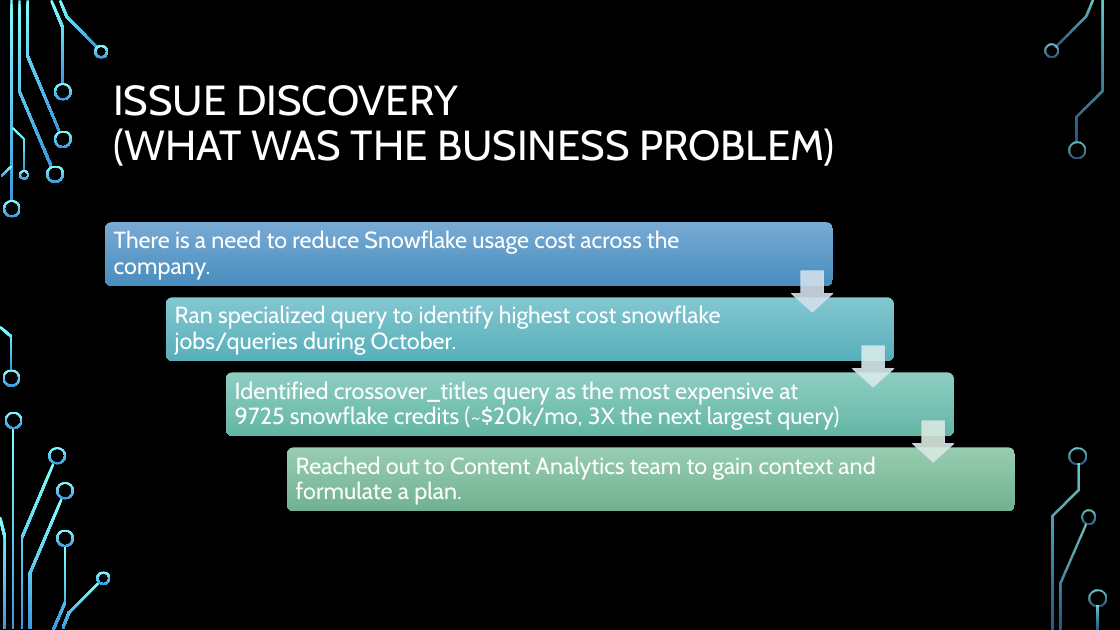
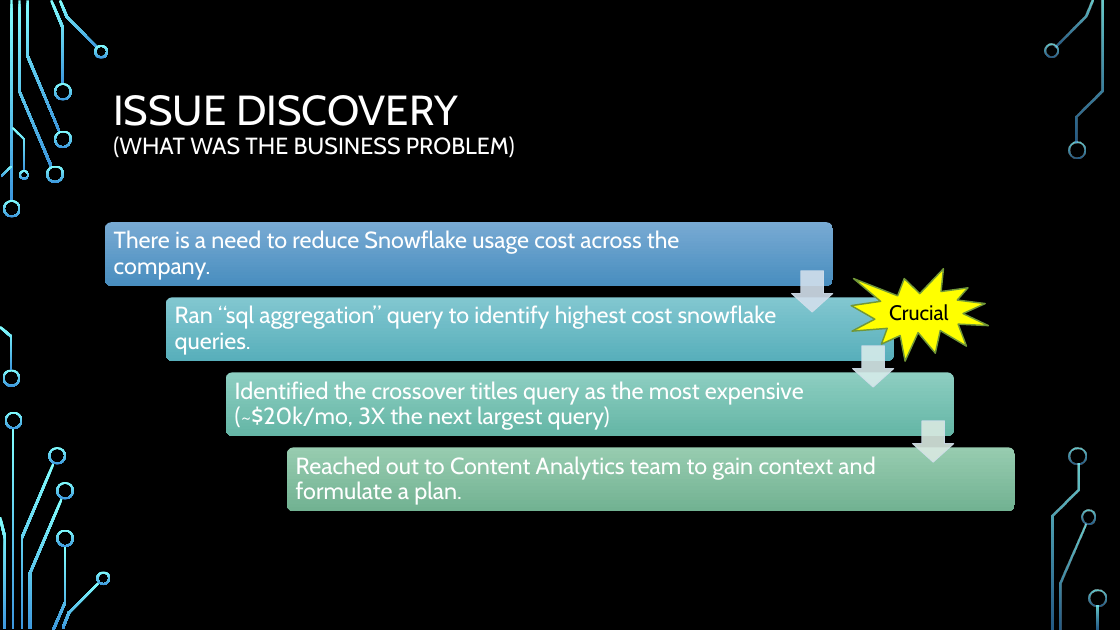
Before and after one commit to GitKlip/portfolio, a slide deck: slide 3 of disney/SnowflakeOptimization-CrossoverTitles.pptx. Drawn at 1120x630 pixels with LibreOffice and Linux fonts; fonts in the diff are those of the drawing; background and template pictures are left out. Boxes give left, top, right and bottom in pixels: in the first picture for what was removed or moved away, otherwise in the second. Text is boxed around its words. In the diff, an @@ line names an element or a change of style, - is before the commit and + after.

Commit message:
sf crossover titles update

```diff
--- a/disney/SnowflakeOptimization-CrossoverTitles.pptx
+++ b/disney/SnowflakeOptimization-CrossoverTitles.pptx
@@ title "ISSUE DISCOVERY (WHAT WAS THE ..." at [113, 95, 515, 158]: size 36 to 20 pt in "(WHAT WAS THE BUSINESS PROBLEM)" @@
@@ irregular seal added at [851, 269, 988, 361], fill #FFFF00, outline #729838 1.25 pt, 18 pt, text #000000 @@
+Crucial
@@ text at [175, 305, 777, 355]: text changed @@
-Ran specialized query to identify highest cost snowflake jobs/queries during October.
+Ran “sql aggregation” query to identify highest cost snowflake queries.
@@ text at [235, 381, 804, 430]: text changed @@
-Identified crossover_titles query as the most expensive at 9725 snowflake credits (~$20k/mo, 3X the next largest query)
+Identified the crossover titles query as the most expensive (~$20k/mo, 3X the next largest query)
```
Also in this commit, not shown: 1 other slide changed, 3 slides added, 5 slides removed, 1 other file.
